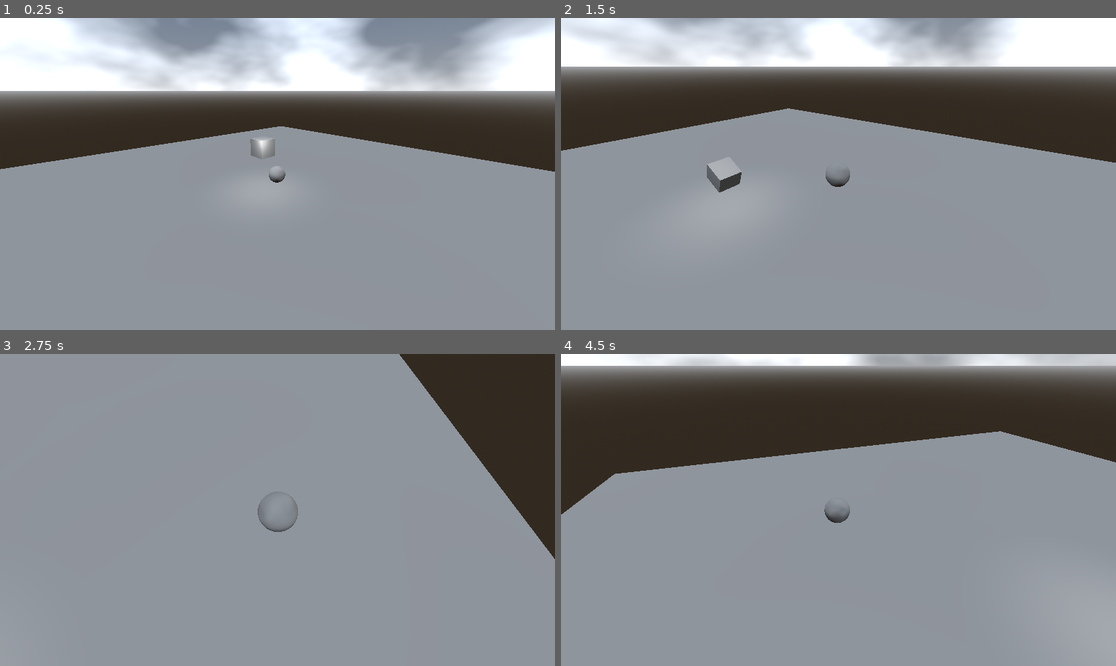
Above: before the commit, frames 1-4 (two rows, left to right).
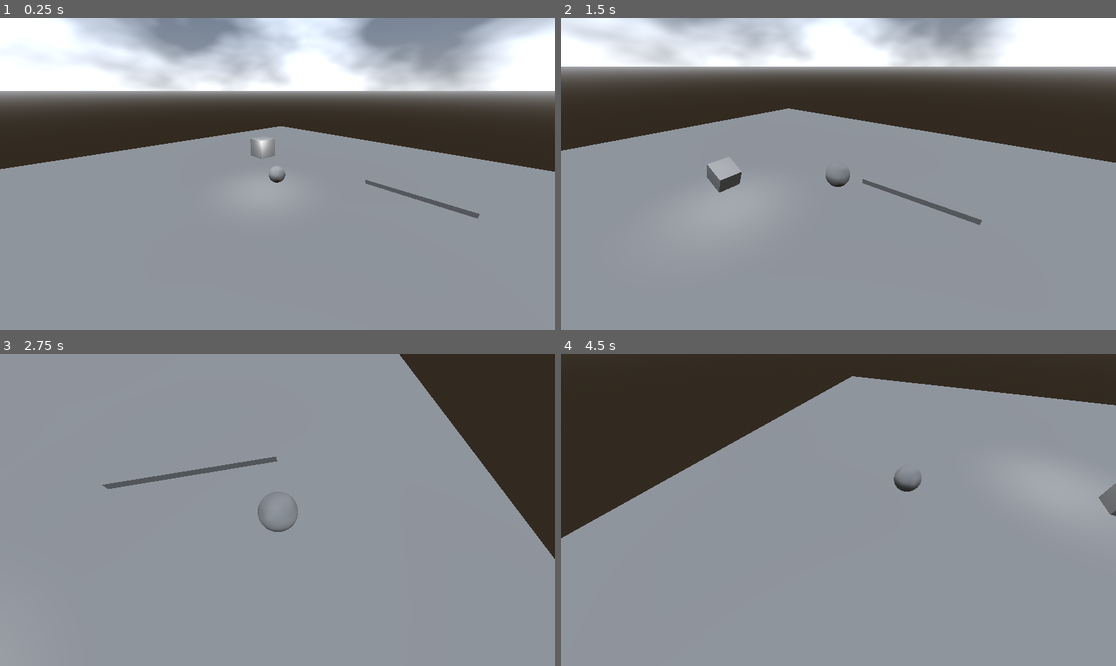
Above: after the commit, the same moments.

Repository: sjgillGit/GWJ-68
Game: Godot game, scene res://Scenes/3d_move_template.tscn
The game is run twice, just before and just after one commit, with the same random seed, the same clock (stepped at 60 frames per second) and the same inputs. The project has no main scene, so this scene is started directly.
Inputs:
- Up to frame 1 (0.25 s): no input
- Up to frame 2 (1.5 s): hold D (move_right) 0.53-1.28 s; tap Shift (move_sprint) at 0.6, 1.35 s; tap Space (move_jump) at 0.77 s; hold S (move_down) from 1.28 s (still down)
- Up to frame 3 (2.75 s): tap Space (move_jump) at 1.52 s; release S (move_down) at 2.03 s; hold D (move_right) from 2.03 s (still down); tap Shift (move_sprint) at 2.1 s
- Up to frame 4 (4.5 s): release D (move_right) at 2.78 s; hold W (move_up) 2.78-3.53 s; tap Shift (move_sprint) at 2.85, 3.6, 4.35 s; tap Space (move_jump) at 3.02, 3.77 s; hold A (move_left) from 3.53 s (still down)

The runs differ from the first frame. In frame 1, 0.3% of the frame differs, in the area x 65-87%, y 51-65%; in frame 2, 0.3%; in frame 3, 0.5%; in frame 4, 23%, in the area x 0-100%, y 0-60%.
Error after the commit: Invalid access to property or key 'current_camera' on a base object of type 'CharacterBody3D (player.gd)'. (res://Scripts/area_enter.gd:26)

Commit message:
Player_Movement added "box", when player enters it, camera switches / back

Diff:
--- a/Scenes/3d_move_template.tscn
+++ b/Scenes/3d_move_template.tscn
@@ -1,7 +1,8 @@
-[gd_scene load_steps=15 format=3 uid="uid://cov4p6bj4wqua"]
+[gd_scene load_steps=16 format=3 uid="uid://cov4p6bj4wqua"]
 
 [ext_resource type="PackedScene" uid="uid://dm7ims2w6nn7q" path="res://Scenes/character_body_3d.tscn" id="1_ob18n"]
 [ext_resource type="Script" path="res://Scripts/camera.gd" id="2_easba"]
+[ext_resource type="Script" path="res://Scripts/area_enter.gd" id="3_bv0wr"]
 
 [sub_resource type="Curve3D" id="Curve3D_n7ltc"]
 _data = {
@@ -52,11 +53,10 @@
 [node name="Camera3D" type="Camera3D" parent="Path3D/PathFollow3D" node_paths=PackedStringArray("player")]
 transform = Transform3D(0.350939, -0.251973, 0.90186, 4.20981e-06, 0.963116, 0.269086, -0.936398, -0.094429, 0.337996, 3.63797, 1.68268, 2.29804)
 script = ExtResource("2_easba")
-player = NodePath("../../../PlayerDummy")
+player = NodePath("../../../Player")
 is_player_movement_adjusted = true
 
-[node name="PlayerDummy" parent="." node_paths=PackedStringArray("current_camera") instance=ExtResource("1_ob18n")]
-current_camera = NodePath("../Path3D/PathFollow3D/Camera3D")
+[node name="Player" parent="." instance=ExtResource("1_ob18n")]
 
 [node name="Box" type="RigidBody3D" parent="."]
 transform = Transform3D(1, 0, 0, 0, 1, 0, 0, 0, 1, -0.534467, 1.92479, -0.600358)
@@ -89,3 +89,30 @@
 
 [node name="WorldEnvironment" type="WorldEnvironment" parent="."]
 environment = SubResource("Environment_0m1qe")
+
+[node name="Floor_Raised" type="StaticBody3D" parent="."]
+transform = Transform3D(5, 0, 0, 0, 1, 0, 0, 0, 5, 6.18554, -0.763539, 6.29513)
+
+[node name="CollisionShape3D" type="CollisionShape3D" parent="Floor_Raised"]
+shape = SubResource("BoxShape3D_diq5a")
+
+[node name="MeshInstance3D" type="MeshInstance3D" parent="Floor_Raised"]
+mesh = SubResource("BoxMesh_ryphr")
+
+[node name="Area3D" type="Area3D" parent="."]
+transform = Transform3D(1, 0, 0, 0, 1, 0, 0, 0, 1, 6.20427, 0.0255117, 6.27352)
+collision_layer = 0
+script = ExtResource("3_bv0wr")
+
+[node name="AreaEnter" type="CollisionShape3D" parent="Area3D"]
+transform = Transform3D(5, 0, 0, 0, 5, 0, 0, 0, 5, 0, 0, 0)
+shape = SubResource("BoxShape3D_diq5a")
+
+[node name="Camera3D" type="Camera3D" parent="Area3D" node_paths=PackedStringArray("player")]
+transform = Transform3D(0.350939, -0.251973, 0.90186, 4.20981e-06, 0.963116, 0.269086, -0.936398, -0.094429, 0.337996, 1.51731, 3.10932, 1.76999)
+script = ExtResource("2_easba")
+player = NodePath("../../Player")
+is_player_movement_adjusted = true
+
+[connection signal="body_entered" from="Area3D" to="Area3D" method="_on_body_entered"]
+[connection signal="body_exited" from="Area3D" to="Area3D" method="_on_body_exited"]
--- /dev/null
+++ b/Scripts/area_enter.gd
@@ -0,0 +1,40 @@
+extends Area3D
+
+@export
+var local_camera: Camera3D = null
+@export
+var give_back_camera: bool = true
+var old_camera
+
+# Called when the node enters the scene tree for the first time.
+func _ready():
+	var attempt_get_local_camera = $Camera3D
+	if attempt_get_local_camera != null && local_camera == null:
+		local_camera = attempt_get_local_camera
+	pass # Replace with function body.
+
+
+# Called every frame. 'delta' is the elapsed time since the previous frame.
+func _process(delta):
+	pass
+
+
+
+func _on_body_entered(body):
+	if body is CharacterBody3D:
+		if give_back_camera:
+			old_camera = body.current_camera
+		body.current_camera = local_camera
+		local_camera.current = true
+
+	pass # Replace with function body.
+
+
+func _on_body_exited(body):
+	if body is CharacterBody3D:
+		if give_back_camera:
+			body.current_camera = old_camera
+			old_camera.current = true
+			old_camera = null
+
+	pass # Replace with function body.
--- a/Scripts/camera.gd
+++ b/Scripts/camera.gd
@@ -18,5 +18,6 @@
 	if parent is PathFollow3D:
 		if player.global_position.distance_to(global_position) > 5:
 			parent.progress += 0.05
+			pass
 
 	pass
--- a/Scripts/player.gd
+++ b/Scripts/player.gd
@@ -2,8 +2,6 @@
 
 @export
 var SPEED: float = 5.0
-@export
-var current_camera: Camera3D = null
 
 const SPRINT_MOD: float = 2.0
 const JUMP_VELOCITY: float = 4.5
@@ -16,6 +14,9 @@
 
 func _ready():
 	final_speed = SPEED
+
+func _get_current_camera():
+	return get_viewport().get_camera_3d()
 
 func process_gravity(delta: float):
 	if not is_on_floor():
@@ -69,8 +70,10 @@
 
 	handle_jump_input()
 
-	var direction = calculate_final_direction(current_camera)
+	var direction = calculate_final_direction(_get_current_camera())
 	var speed = modify_speed_for_sprint()
+
+	#if is_on_floor():
 	apply_movement(delta, direction, speed)
 
 	move_and_slide()
